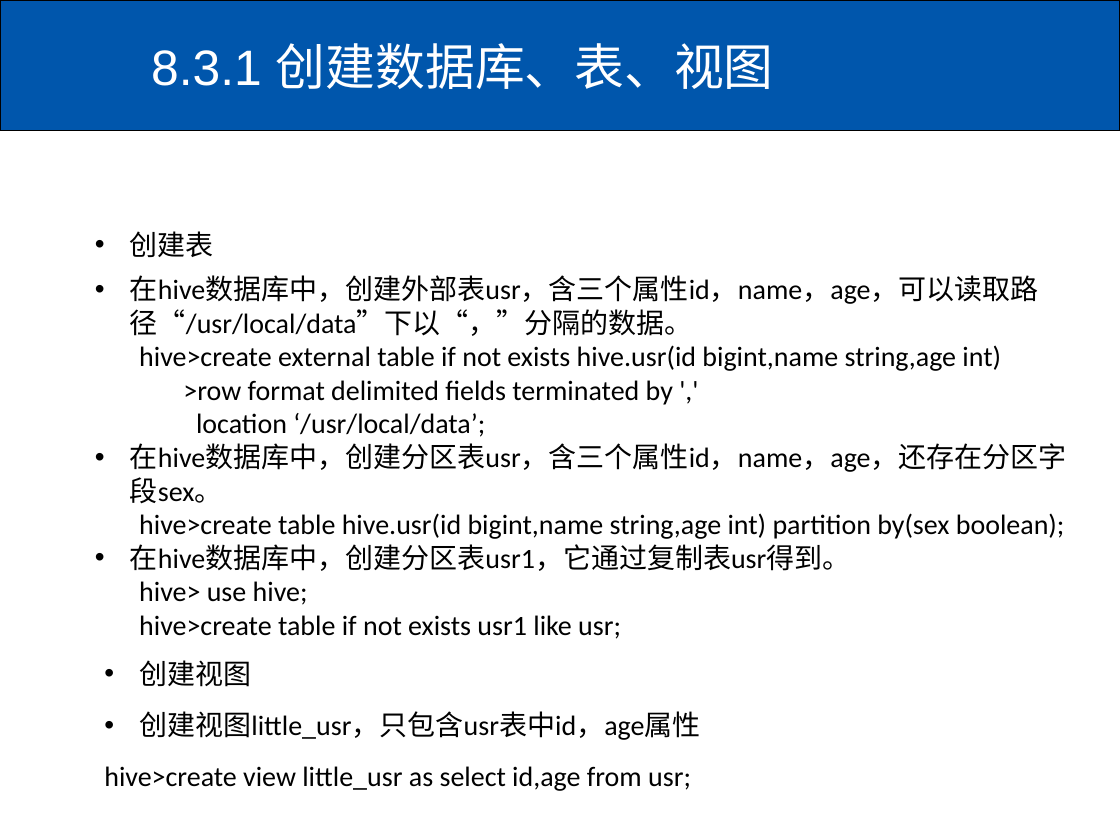
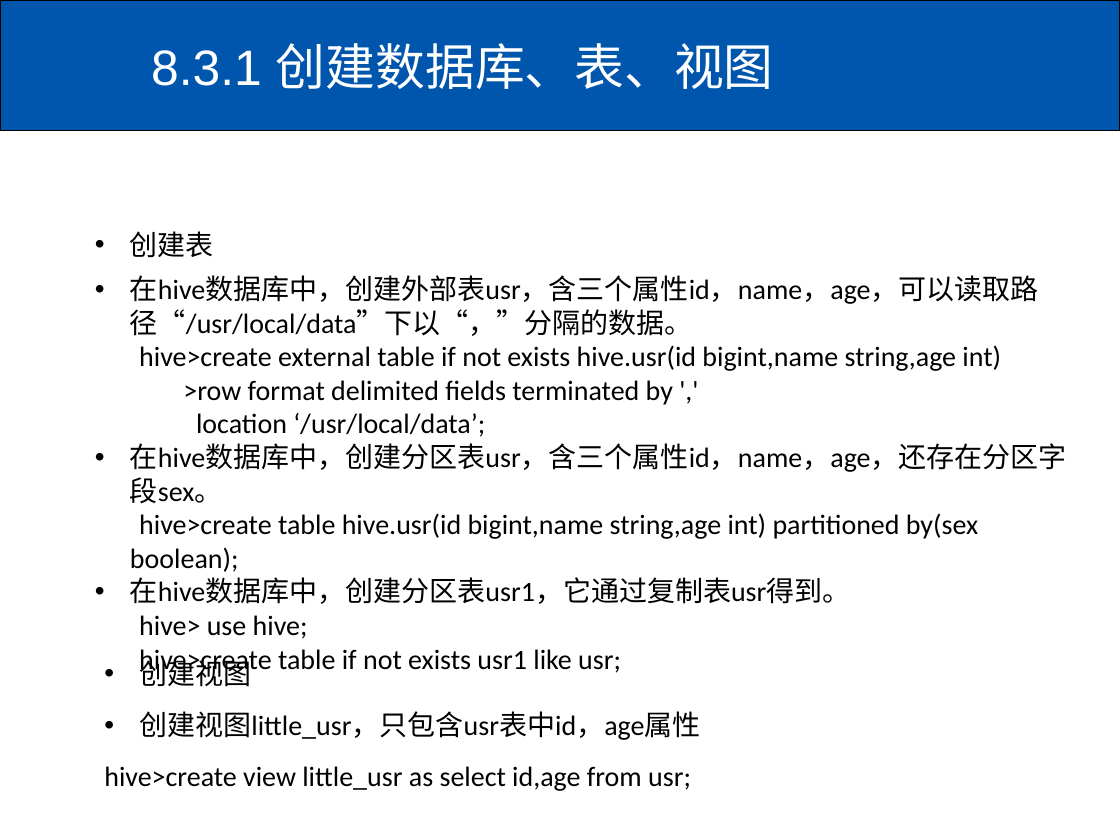
Before and after one commit to SZTU-Courses/IB00030-cloud-computing-2022, a slide deck: slide 16 of exps/exp8-hive/实验8.实验指导书.ppt. Drawn at 1120x840 pixels with LibreOffice and Linux fonts; fonts in the diff are those of the drawing. Boxes give left, top, right and bottom in pixels: in the first picture for what was removed or moved away, otherwise in the second. Text is boxed around its words. In the diff, an @@ line names an element or a change of style, - is before the commit and + after.

Commit message:
bug fix
1. 补充 Hive 初始化 mysql schema 命令，debug 命令
2. 补充 MySQL 8.0 的配置方法在ppt备注
3. 修正部分错误的 HiveQL

```diff
--- a/exps/exp8-hive/实验8.实验指导书.ppt
+++ b/exps/exp8-hive/实验8.实验指导书.ppt
@@ text at [130, 513, 978, 572]: text changed @@
-hive>create table hive.usr(id bigint,name string,age int) partition by(sex boolean);
+hive>create table hive.usr(id bigint,name string,age int) partitioned by(sex boolean);
```
Also in this commit, not shown: 3 other slides changed.
